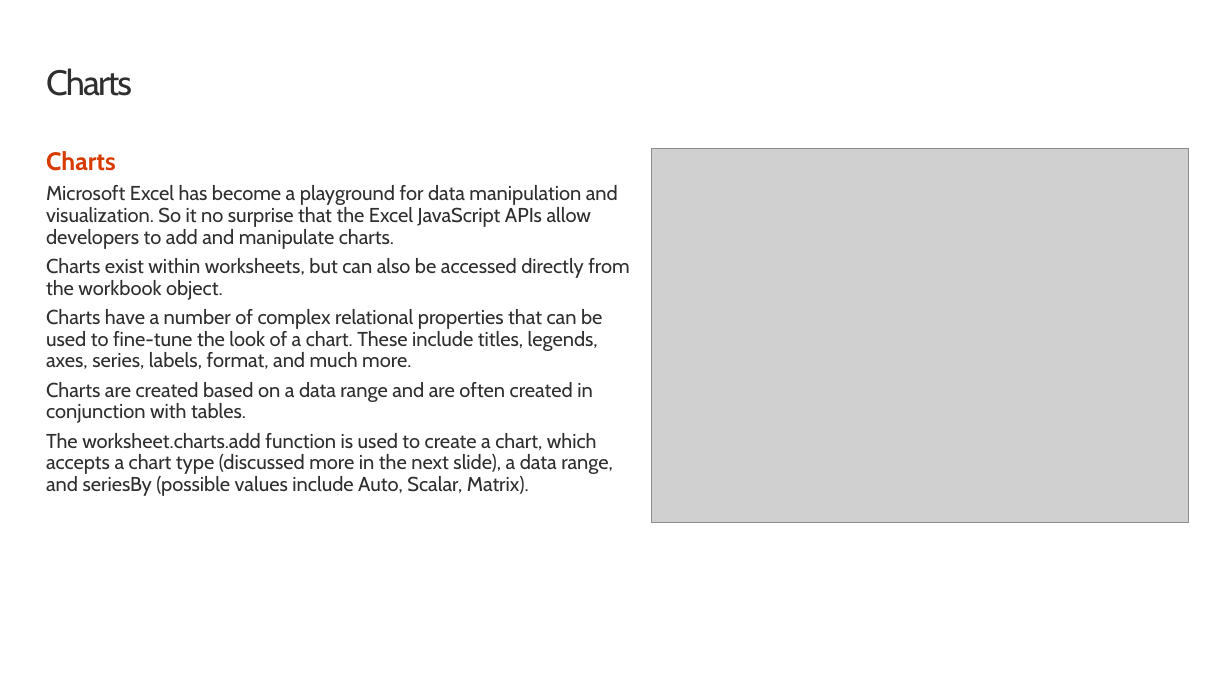
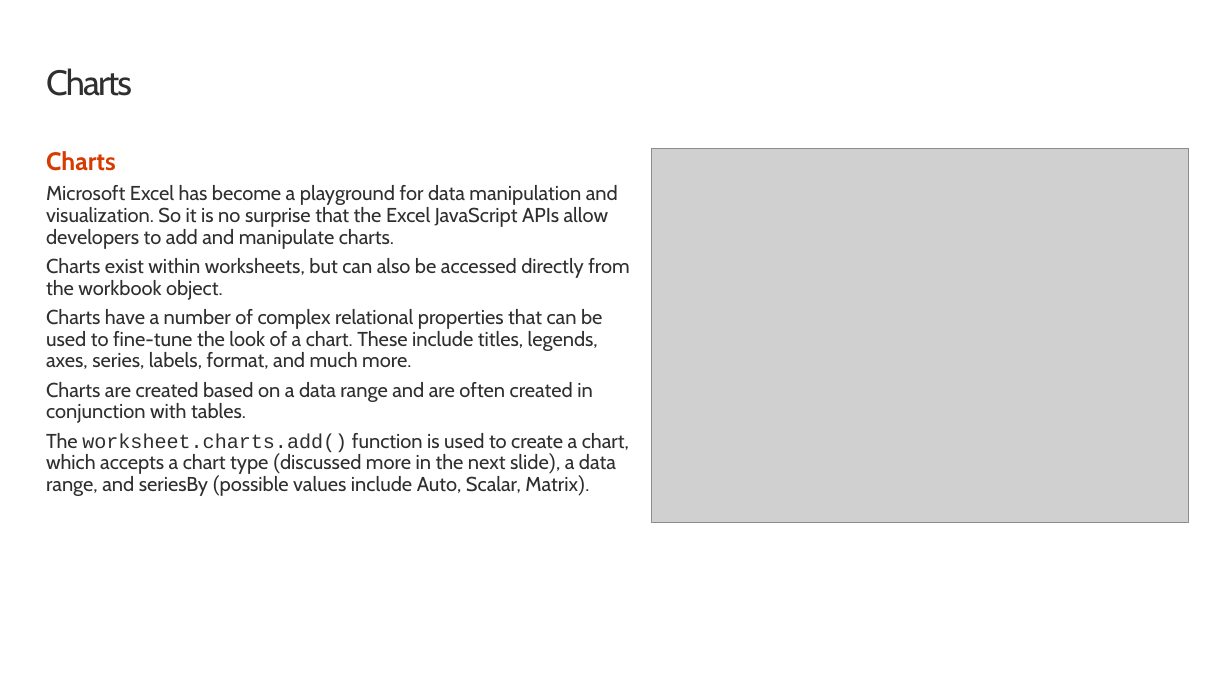
Before and after one commit to OfficeDev/TrainingContent, a slide deck: slide 12 of OfficeAddin/02 Building Add-ins for Microsoft Excel/01 Tables and Charts in Excel Add-ins.pptx. Drawn at 1232x693 pixels with LibreOffice and Linux fonts; fonts in the diff are those of the drawing; grey boxes stand for pictures; background and template pictures are left out. Boxes give left, top, right and bottom in pixels: in the first picture for what was removed or moved away, otherwise in the second. Text is boxed around its words. In the diff, an @@ line names an element or a change of style, - is before the commit and + after.

```diff
--- a/OfficeAddin/02 Building Add-ins for Microsoft Excel/01 Tables and Charts in Excel Add-ins.pptx
+++ b/OfficeAddin/02 Building Add-ins for Microsoft Excel/01 Tables and Charts in Excel Add-ins.pptx
@@ text at box(46, 185, 618, 249): text changed @@
-Microsoft Excel has become a playground for data manipulation and visualization. So it no surprise that the Excel JavaScript APIs allow developers to add and manipulate charts.
+Microsoft Excel has become a playground for data manipulation and visualization. So it is no surprise that the Excel JavaScript APIs allow developers to add and manipulate charts.
@@ text at box(46, 433, 629, 496): text changed @@
-The worksheet.charts.add function is used to create a chart, which accepts a chart type (discussed more in the next slide), a data range, and seriesBy (possible values include Auto, Scalar, Matrix).
+The worksheet.charts.add() function is used to create a chart, which accepts a chart type (discussed more in the next slide), a data range, and seriesBy (possible values include Auto, Scalar, Matrix).
```
Also in this commit, not shown: 8 other slides changed, 41 other files.
